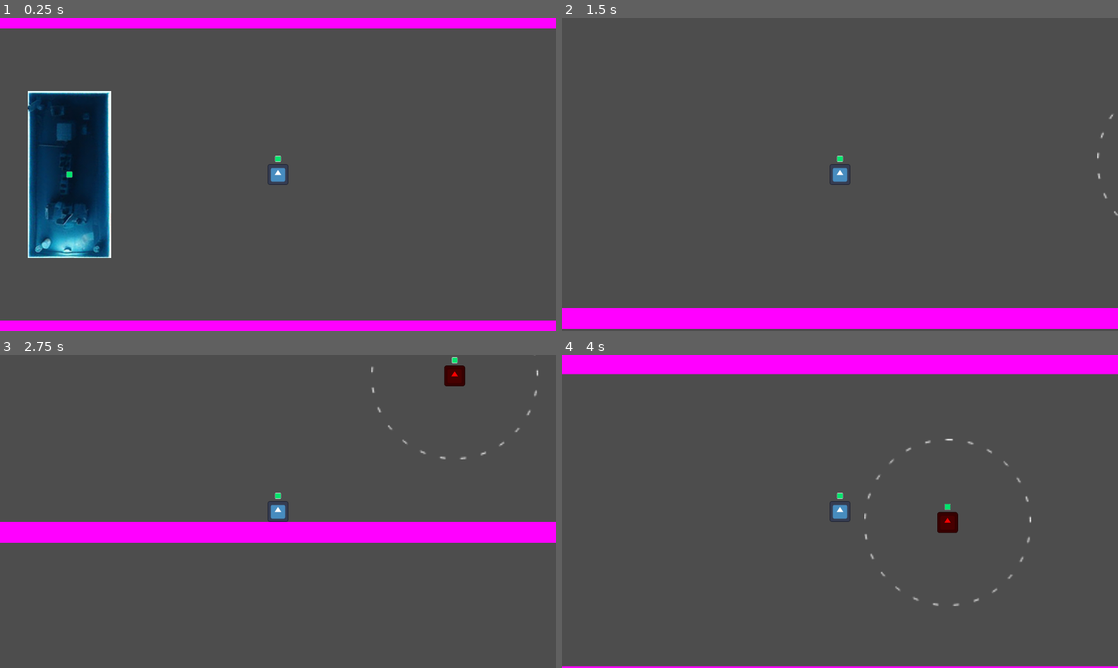
Above: before the commit, frames 1-4 (two rows, left to right).
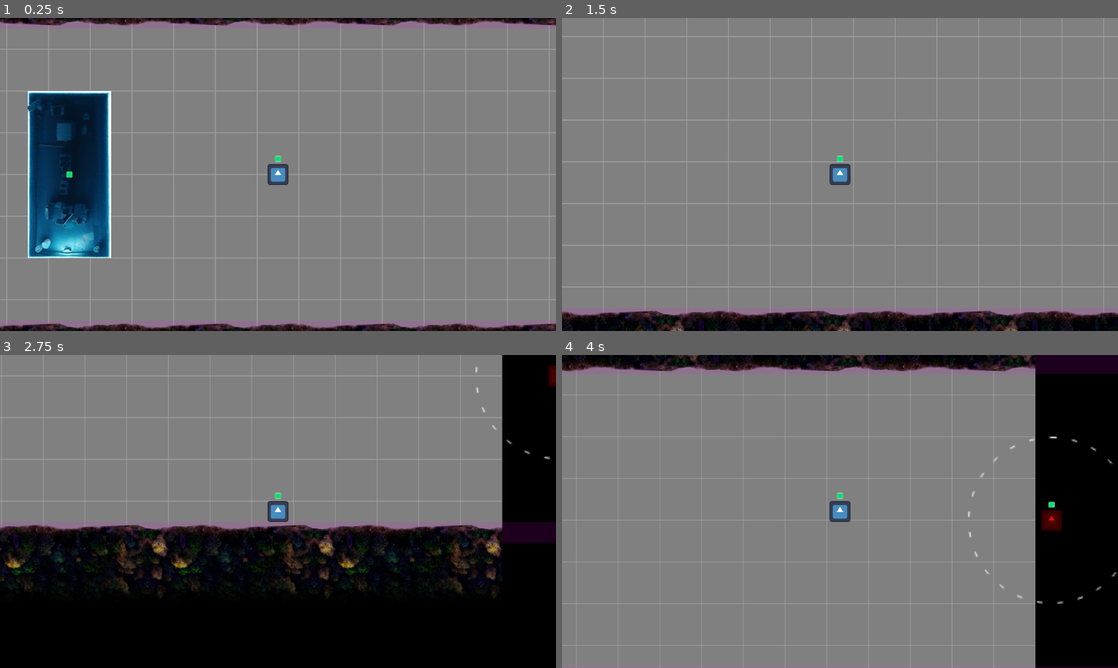
Above: after the commit, the same moments.

Repository: squiffel/slushie-defense
Game: Godot game, scene res://Levels/Level1.tscn
Two runs of this game, one before a commit and one after it. Both use one fixed random seed, a clock stepped at 60 frames per second and the inputs below. The engine's default icon, where the game draws it, is replaced by a stand-in: a white triangle on a blue panel in a dark square.
Inputs:
- Up to frame 1 (0.25 s): no input
- Up to frame 2 (1.5 s): tap Enter at 0.5 s; hold Right (ui_right) 0.53-1.28 s; hold Down (ui_down) from 1.28 s (still down)
- Up to frame 3 (2.75 s): release Down (ui_down) at 2.03 s; hold Right (ui_right) from 2.03 s (still down)
- Up to frame 4 (4 s): release Right (ui_right) at 2.78 s; hold Up (ui_up) 2.78-3.53 s; hold Left (ui_left) from 3.53 s (still down)

The runs differ from the first frame. In frame 1, 92% of the frame differs, in the area x 0-100%, y 0-100%; in frame 2, 100%; in frame 3, 100%; in frame 4, 100%.

Commit message:
Level Blocked Out

Diff:
--- /dev/null
+++ b/Entities/Environment/GroundTexture.tscn
@@ -0,0 +1,7 @@
+[gd_scene load_steps=2 format=3 uid="uid://bb541y6133q8o"]
+
+[ext_resource type="Texture2D" uid="uid://brk7ph7hu6aa2" path="res://Sprites/Squares/128x128-Graybox.png" id="1_3s81x"]
+
+[node name="GroundTexture" type="TextureRect"]
+texture = ExtResource("1_3s81x")
+stretch_mode = 1
--- /dev/null
+++ b/Entities/Environment/TreesTexture.tscn
@@ -0,0 +1,7 @@
+[gd_scene load_steps=2 format=3 uid="uid://umxdc1nk56g1"]
+
+[ext_resource type="Texture2D" uid="uid://doxoc5hvcc5y8" path="res://Sprites/Placeholder/512x256Trees.png" id="1_od1gd"]
+
+[node name="TreesTexture" type="TextureRect"]
+texture = ExtResource("1_od1gd")
+stretch_mode = 1
--- a/Entities/GasStation/GasStation.tscn
+++ b/Entities/GasStation/GasStation.tscn
@@ -1,6 +1,6 @@
-[gd_scene load_steps=4 format=3 uid="uid://cbh4r2md7pw53"]
+[gd_scene load_steps=4 format=3 uid="uid://thui7p52g4o6"]
 
-[ext_resource type="Texture2D" uid="uid://b83jqnilk1odw" path="res://Entities/GasStation/Sprites/GasStationRoofPlaceholder.png" id="1_fmeqv"]
+[ext_resource type="Texture2D" uid="uid://b83jqnilk1odw" path="res://Sprites/Placeholder/GasStationRoofPlaceholder.png" id="1_n22cx"]
 [ext_resource type="PackedScene" uid="uid://bvke1fhsiyvft" path="res://Entities/Health/HealthBar.tscn" id="2_kpqkr"]
 
 [sub_resource type="RectangleShape2D" id="RectangleShape2D_l7d4t"]
@@ -16,6 +16,6 @@
 [node name="Sprite2DRoof" type="Sprite2D" parent="."]
 rotation = -1.5708
 scale = Vector2(2, 2)
-texture = ExtResource("1_fmeqv")
+texture = ExtResource("1_n22cx")
 
 [node name="Healthbar" parent="." instance=ExtResource("2_kpqkr")]
--- a/Levels/Level1.tscn
+++ b/Levels/Level1.tscn
@@ -1,12 +1,18 @@
-[gd_scene load_steps=6 format=3 uid="uid://chejjmfnqqb3"]
+[gd_scene load_steps=8 format=3 uid="uid://chejjmfnqqb3"]
 
 [ext_resource type="PackedScene" uid="uid://d05a21782kpoa" path="res://Entities/Camera/Camera.tscn" id="1_0xhkv"]
 [ext_resource type="PackedScene" uid="uid://bj2450c708xsx" path="res://Entities/Player/Player.tscn" id="1_46qfd"]
+[ext_resource type="PackedScene" uid="uid://bb541y6133q8o" path="res://Entities/Environment/GroundTexture.tscn" id="1_xivym"]
 [ext_resource type="PackedScene" uid="uid://digh6puar70w0" path="res://Entities/Enemy/Enemy.tscn" id="2_50snc"]
 [ext_resource type="Script" path="res://Utilities/VisiblePolygon2DColliders.gd" id="4_4bbal"]
-[ext_resource type="PackedScene" uid="uid://cbh4r2md7pw53" path="res://Entities/GasStation/GasStation.tscn" id="5_0xu7d"]
+[ext_resource type="PackedScene" uid="uid://thui7p52g4o6" path="res://Entities/GasStation/GasStation.tscn" id="5_0xu7d"]
+[ext_resource type="PackedScene" uid="uid://umxdc1nk56g1" path="res://Entities/Environment/TreesTexture.tscn" id="7_jvtud"]
 
 [node name="Level1" type="Node2D"]
+
+[node name="GroundTexture" parent="." instance=ExtResource("1_xivym")]
+offset_right = 2432.0
+offset_bottom = 1024.0
 
 [node name="Camera" parent="." instance=ExtResource("1_0xhkv")]
 
@@ -15,7 +21,7 @@
 motion_mode = 1
 
 [node name="Enemy" parent="." instance=ExtResource("2_50snc")]
-position = Vector2(2560, 512)
+position = Vector2(2880, 512)
 motion_mode = 1
 
 [node name="StaticBody2D" type="StaticBody2D" parent="."]
@@ -24,8 +30,26 @@
 polygon = PackedVector2Array(0, 0, 3072, 0, 3072, 1024, 0, 1024, 0, 64, 64, 64, 64, 960, 3008, 960, 3008, 64, 0, 64)
 
 [node name="Polygon2D" type="Polygon2D" parent="StaticBody2D/CollisionPolygon2D"]
-color = Color(1, 0, 1, 1)
+color = Color(1, 0, 1, 0.117647)
 script = ExtResource("4_4bbal")
 
 [node name="GasStation" parent="." instance=ExtResource("5_0xu7d")]
 position = Vector2(320, 512)
+
+[node name="TreesTexture" parent="." instance=ExtResource("7_jvtud")]
+offset_left = -192.0
+offset_top = -192.0
+offset_right = 2432.0
+offset_bottom = 64.0
+
+[node name="TreesTexture" parent="TreesTexture" instance=ExtResource("7_jvtud")]
+offset_top = 1152.0
+offset_right = 2624.0
+offset_bottom = 1408.0
+flip_v = true
+
+[node name="TreesTexture2" parent="TreesTexture" instance=ExtResource("7_jvtud")]
+offset_top = 1280.0
+offset_right = 1128.0
+offset_bottom = 1536.0
+rotation = -1.5708
--- a/project.godot
+++ b/project.godot
@@ -29,3 +29,4 @@
 
 renderer/rendering_method="gl_compatibility"
 renderer/rendering_method.mobile="gl_compatibility"
+environment/defaults/default_clear_color=Color(0, 0, 0, 1)
Binary file added: Sprites/Placeholder/512x256Trees.png
Not shown, changed: Sprites/Placeholder/512x256Trees.png.import
Renamed: Entities/GasStation/Sprites/GasStationRoofPlaceholder.png -> Sprites/Placeholder/GasStationRoofPlaceholder.png
Not shown, added: Sprites/Placeholder/GasStationRoofPlaceholder.png.import
Binary file added: Sprites/Squares/128x128-Graybox.png
Not shown, added: Sprites/Squares/128x128-Graybox.png.import
